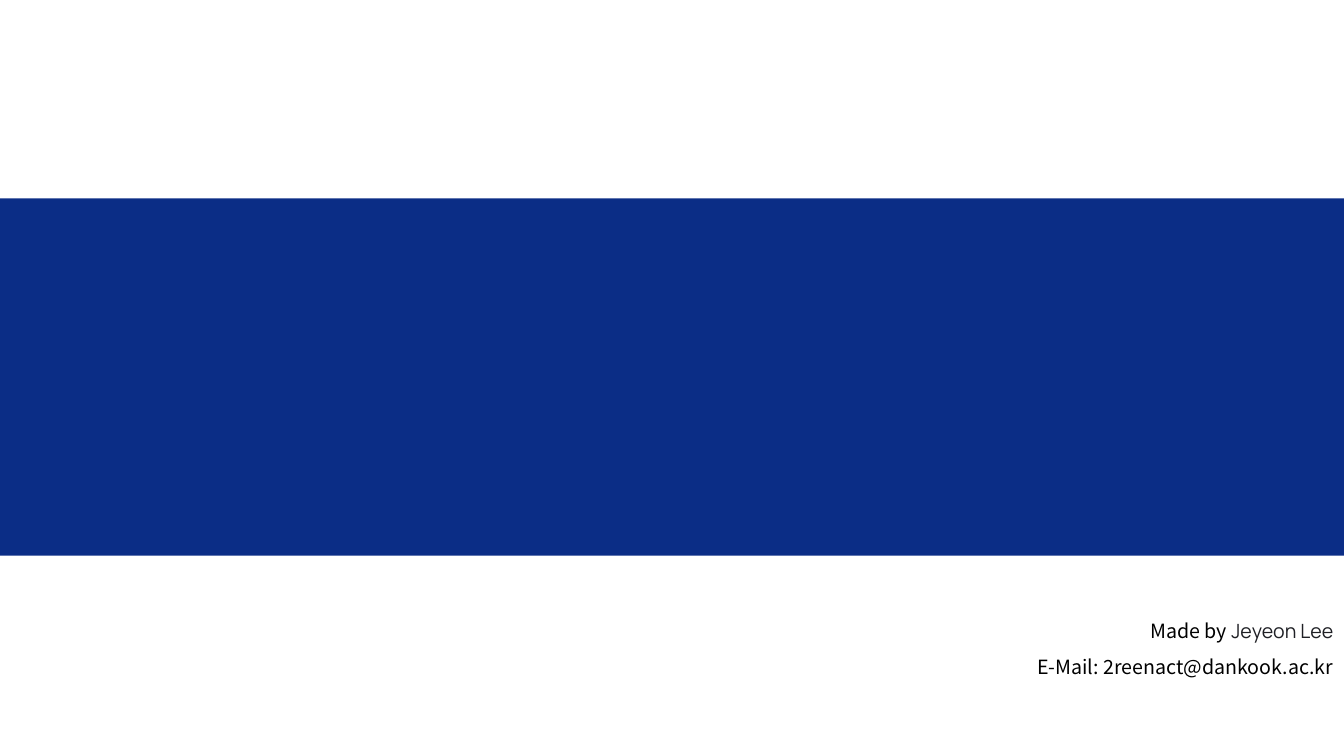
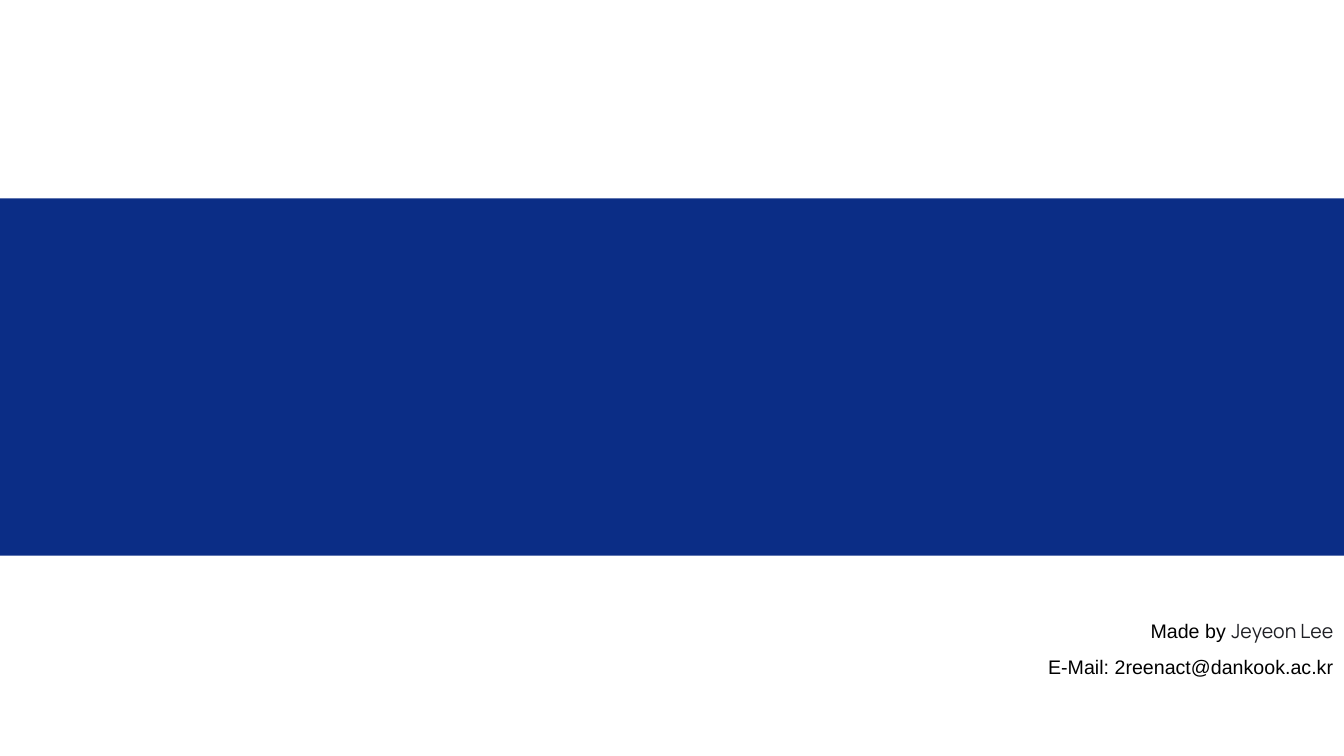
Before and after one commit to DKU-StarLab/leveldb-study, a slide deck: slide 1 of introduction/[format]leveldb_study_ppt.pptx. Drawn at 1344x756 pixels with LibreOffice and Linux fonts; fonts in the diff are those of the drawing; background and template pictures are left out. Boxes give left, top, right and bottom in pixels: in the first picture for what was removed or moved away, otherwise in the second. Text is boxed around its words. In the diff, an @@ line names an element or a change of style, - is before the commit and + after.

```diff
--- a/introduction/[format]leveldb_study_ppt.pptx
+++ b/introduction/[format]leveldb_study_ppt.pptx
@@ subtitle "Made by Jeyeon Lee" at bbox=[1048, 623, 1333, 677]: font Noto Sans CJK KR to Arial in "Made by", "E-Mail: 2reenact@dankook.ac.kr" @@
```
Also in this commit, not shown: 5 other files.
